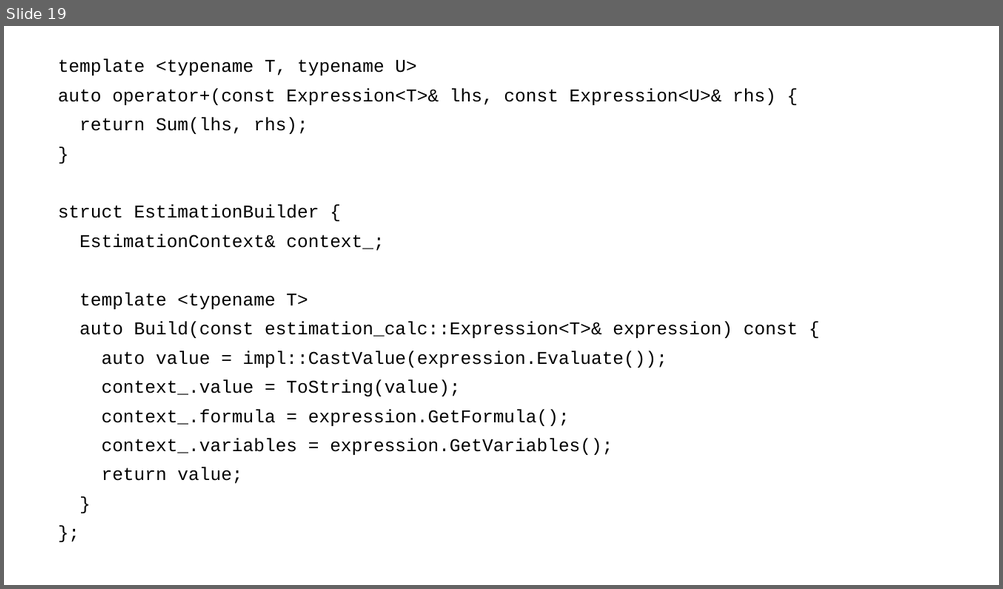
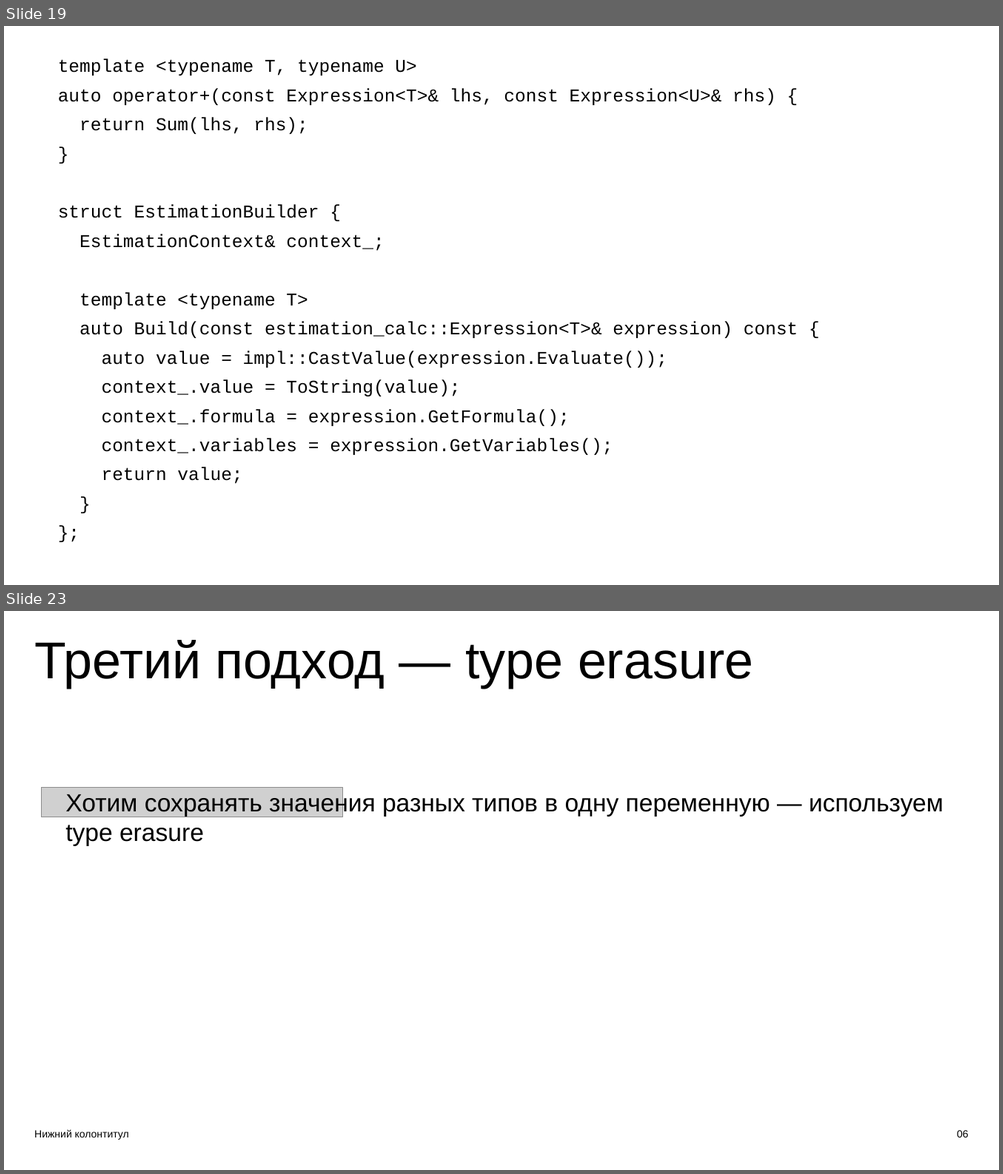
Before and after one commit to ishfb/zcc23, a slide deck: slides.pptx. Shown one above the other, each under a label of ours: slide 19 before the commit, slides 19 and 23 after it; the slides between them are not shown. The pictures are 1003x589 and 1003x1174 pixels, drawn with LibreOffice and Linux fonts; fonts in the diff are those of the drawing; grey boxes stand for pictures. Boxes give left, top, right and bottom in pixels: in the first picture for what was removed or moved away, otherwise in the second. Text is boxed around its words. In the diff, an @@ line names an element or a change of style, - is before the commit and + after.

```diff
--- a/slides.pptx
+++ b/slides.pptx
@@ slide 23 added at [4, 611, 999, 1170], background #FFFFFF @@
@@ text added at [35, 640, 753, 688], 75 pt, text #000000 @@
+Третий подход — type erasure
@@ picture added at [41, 787, 342, 817] @@
@@ rectangle added at [17, 789, 34, 807], fill #FFFFFF @@
@@ text added at [65, 792, 943, 846], 36 pt, text #000000 @@
+Хотим сохранять значения разных типов в одну переменную — используем type erasure
@@ text added at [34, 1130, 129, 1140], 15 pt, text #000000 @@
+Нижний колонтитул
@@ text added at [956, 1130, 968, 1138], 15 pt, text #000000 @@
+06
```
Also in this commit, not shown: 1 slide changed, 3 other slides added, 1 other file.
